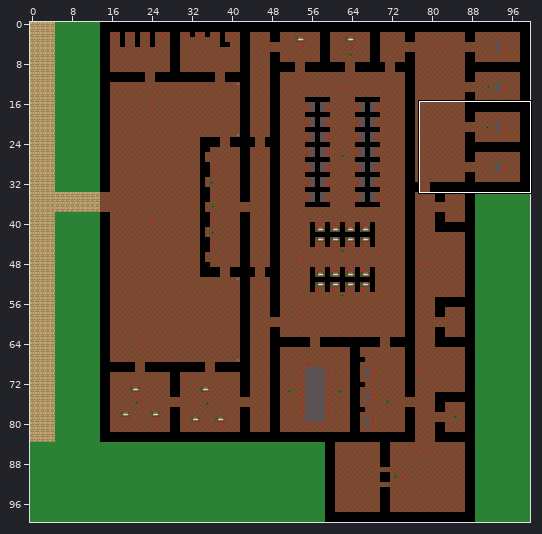
Two states of a Tiled map, assets/map1.tmx. Above, an overview of the earlier version with the close-up marked.
Close-up. Old version:
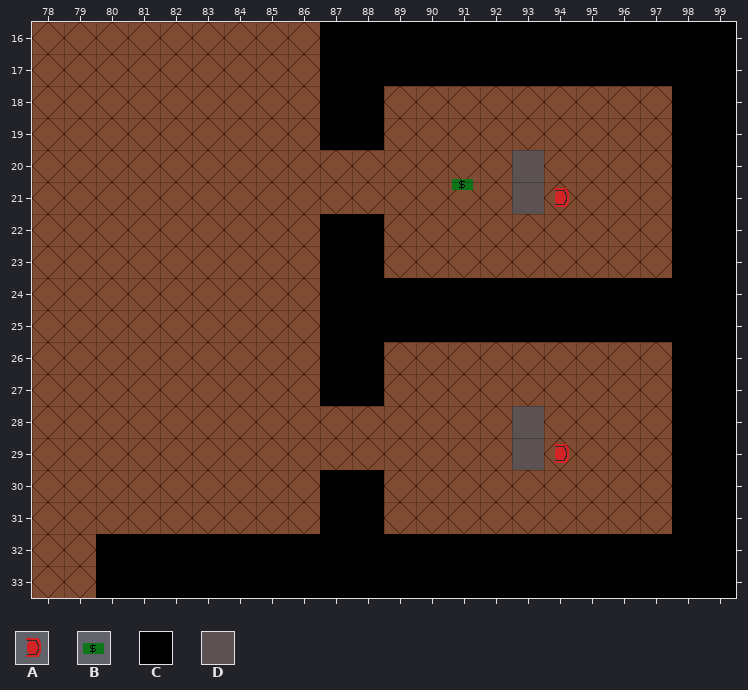
Cells are 32x32 px. Shown: x 78..99, y 16..33. The commit also changed other parts of the map, which this record leaves out.
Key: from "accessories_tile": A 7, B 10; from "terrain-assets": C 188, D 977.
_ is an empty cell.
Objects are placed by their top-left corner, in cells (3,4 is the top-left corner of cell 3,4); size is 1x1 cell unless given.
Layers that did not change in this view are not listed.
Layer "WallsAccessories" before, first column x 78:
16 _________CCCCCCCCCCCCC
17 _________CCCCCCCCCCCCC
18 _________CC_________CC
19 _________CC_________CC
20 _______________D____CC
21 _______________DA___CC
22 _________CC_________CC
23 _________CC_________CC
24 _________CCCCCCCCCCCCC
25 _________CCCCCCCCCCCCC
26 _________CC_________CC
27 _________CC_________CC
28 _______________D____CC
29 _______________DA___CC
30 _________CC_________CC
31 _________CC_________CC
32 __CCCCCCCCCCCCCCCCCCCC
33 __CCCCCCCCCCCCCCCCCCCC
Objects on layer "ObjectLayer" before:
B "money13" at 91,20.6
Once edited:
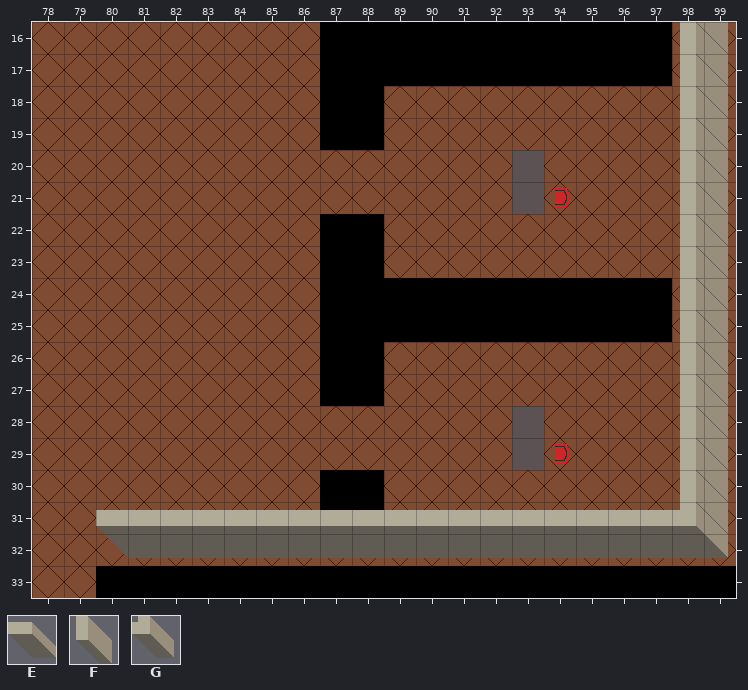
Further tiles: from "2dwalls": E 0, F 2, G 6.
Difference:
Changed rows in their new state; . is an unchanged cell.
Layer "WallsAccessories":
first column x 80:
16 ..................F_
17 ..................F_
18 ..................F_
19 ..................F_
20 ..................F_
21 ..................F_
22 ..................F_
23 ..................F_
24 ..................F_
25 ..................F_
26 ..................F_
27 ..................F_
28 ..................F_
29 ..................F_
30 ..................F_
31 ..................F_
32 EEEEEEEEEEEEEEEEEEG_
Layer "ObjectLayer" (now hidden):
removed: B "money13" at 91,20.6
Boxes around the changes in both close-ups, in picture pixels (x1, y1, x2, y2):
changed: (96, 22, 736, 566)
